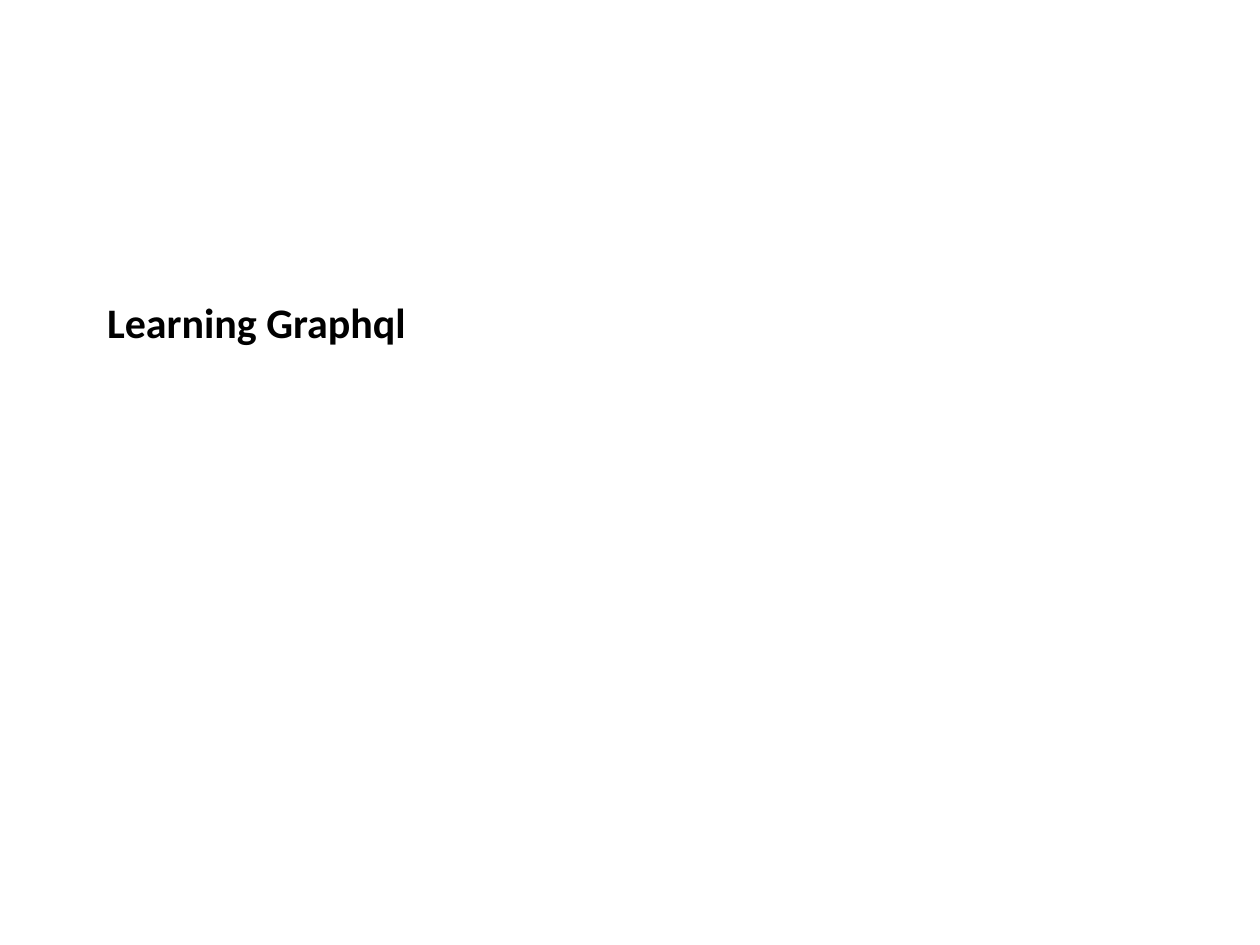
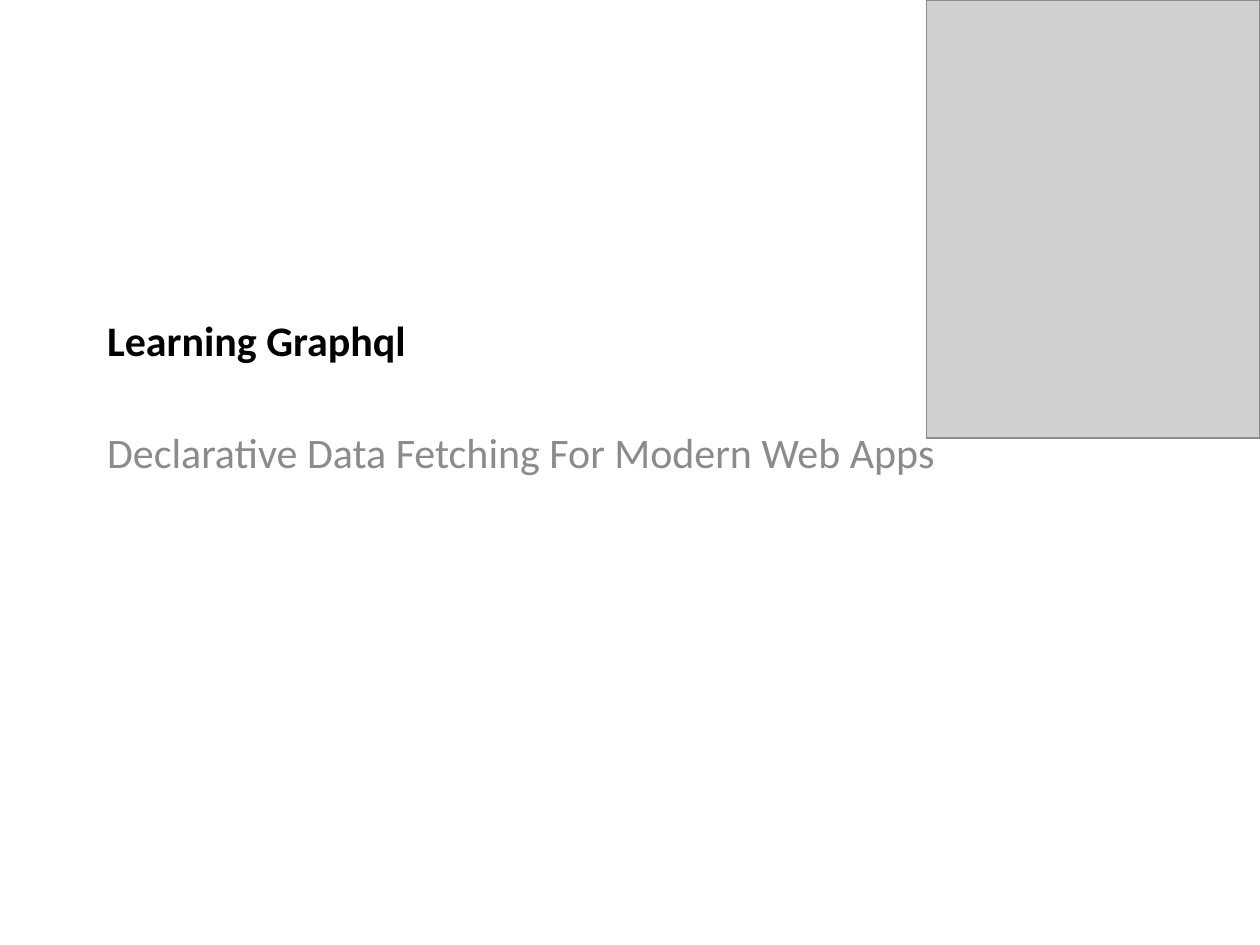
Before and after one commit to ElviraPratiwi/demoGraphql, a slide deck: slide 1 of Learn Graphql.pptx. Drawn at 1260x945 pixels with LibreOffice and Linux fonts; fonts in the diff are those of the drawing; grey boxes stand for pictures; background and template pictures are left out. Boxes give left, top, right and bottom in pixels: in the first picture for what was removed or moved away, otherwise in the second. Text is boxed around its words. In the diff, an @@ line names an element or a change of style, - is before the commit and + after.

```diff
--- a/Learn Graphql.pptx
+++ b/Learn Graphql.pptx
@@ picture added at (x1=926, y1=0, x2=1260, y2=438) @@
@@ title "Learning Graphql" moved from (x1=107, y1=308, x2=405, y2=345) to (x1=107, y1=326, x2=405, y2=363) @@
@@ subtitle added at (x1=107, y1=433, x2=935, y2=475), 24 pt, text #8C8C8C @@
+Declarative Data Fetching For Modern Web Apps
```
Also in this commit, not shown: 3 other slides changed.
